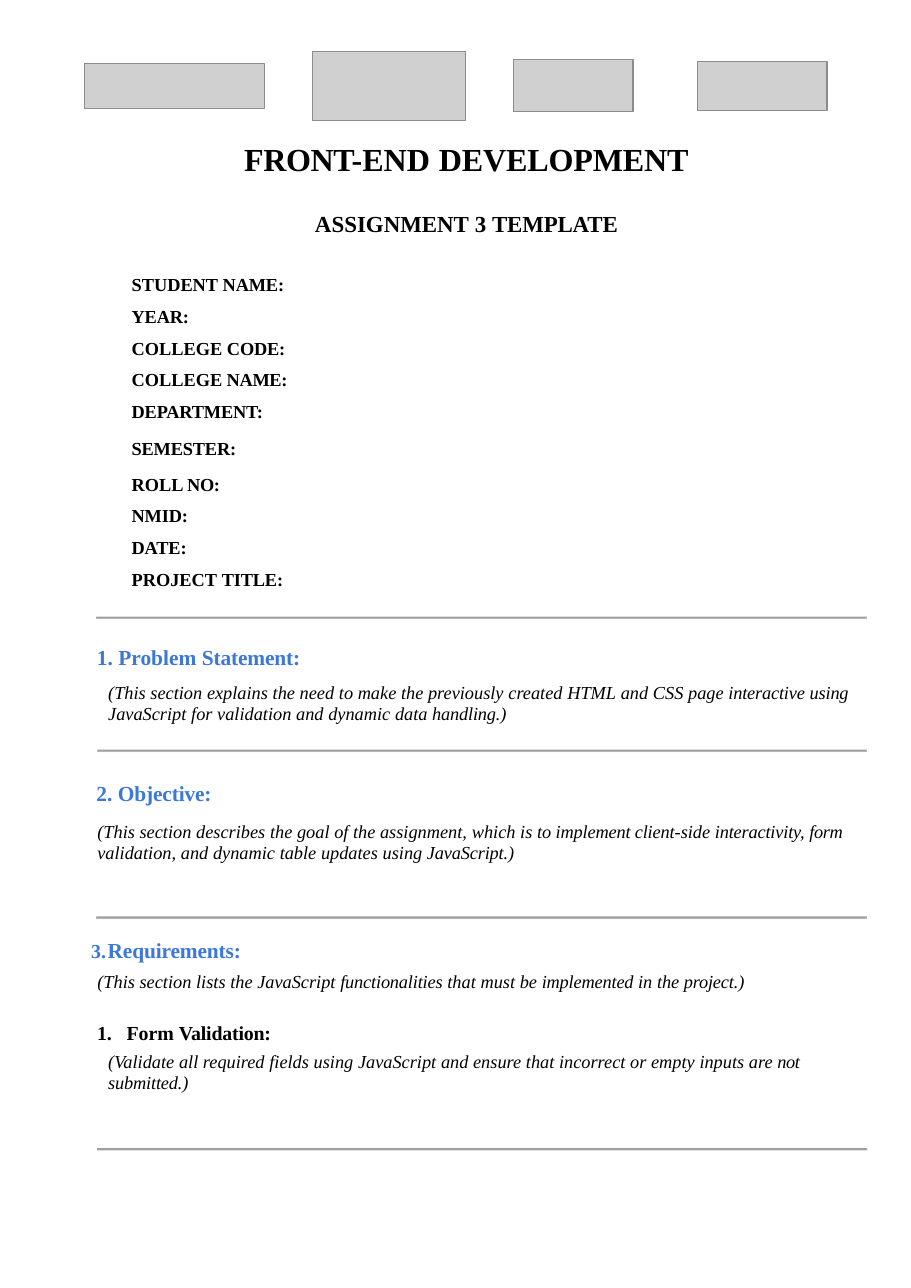
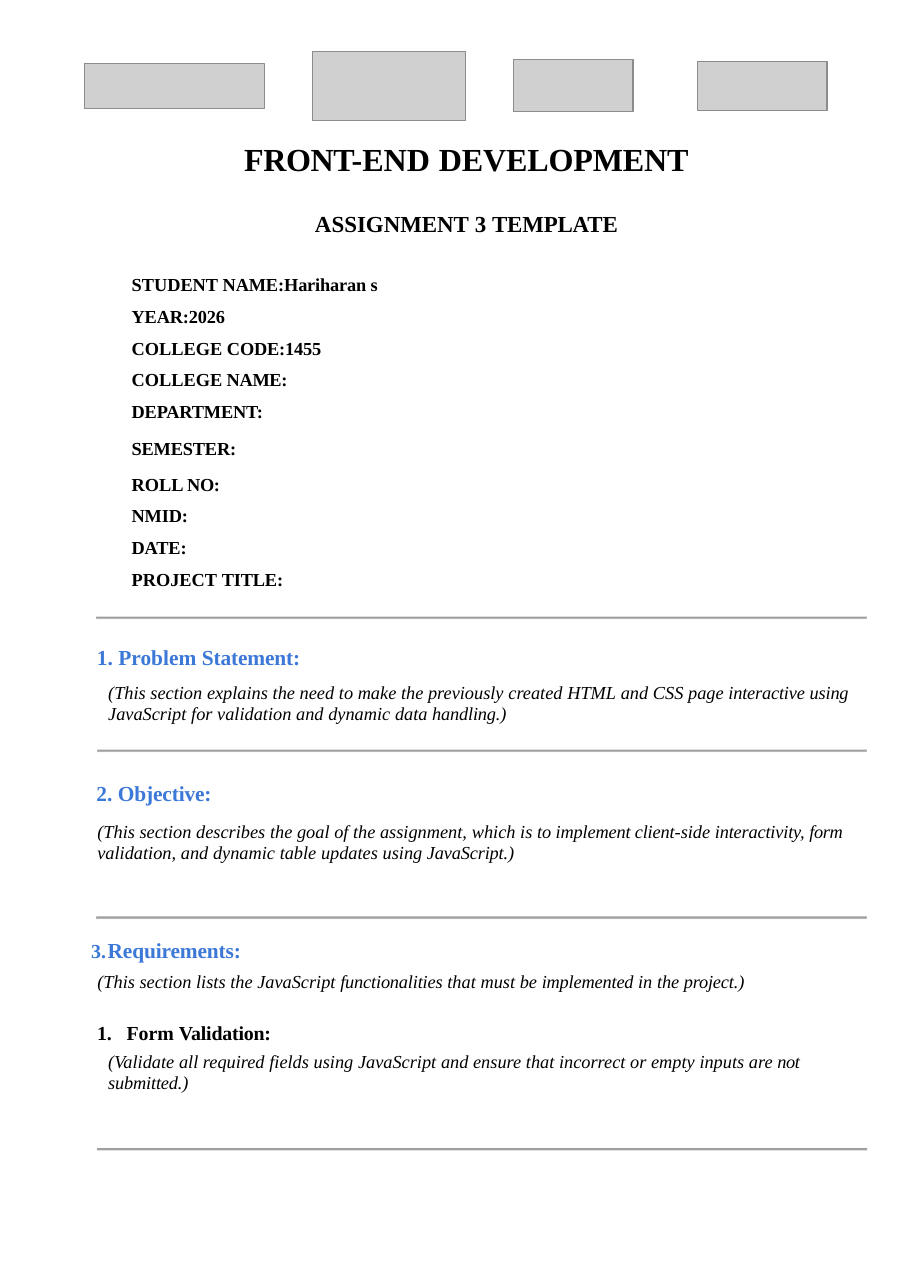
Before and after one commit to mr-heain/event-registration, a slide deck: slide 1 of ppt/FE Assignment Template-3.pptx. Drawn at 911x1288 pixels with LibreOffice and Linux fonts; fonts in the diff are those of the drawing; grey boxes stand for pictures. Boxes give left, top, right and bottom in pixels: in the first picture for what was removed or moved away, otherwise in the second. Text is boxed around its words. In the diff, an @@ line names an element or a change of style, - is before the commit and + after.

Commit message:
edit test

```diff
--- a/ppt/FE Assignment Template-3.pptx
+++ b/ppt/FE Assignment Template-3.pptx
@@ text at (132,278,378,355): text changed @@
-STUDENT NAME:
-YEAR:
-COLLEGE CODE:
+STUDENT NAME:Hariharan s
+YEAR:2026
+COLLEGE CODE:1455
```
